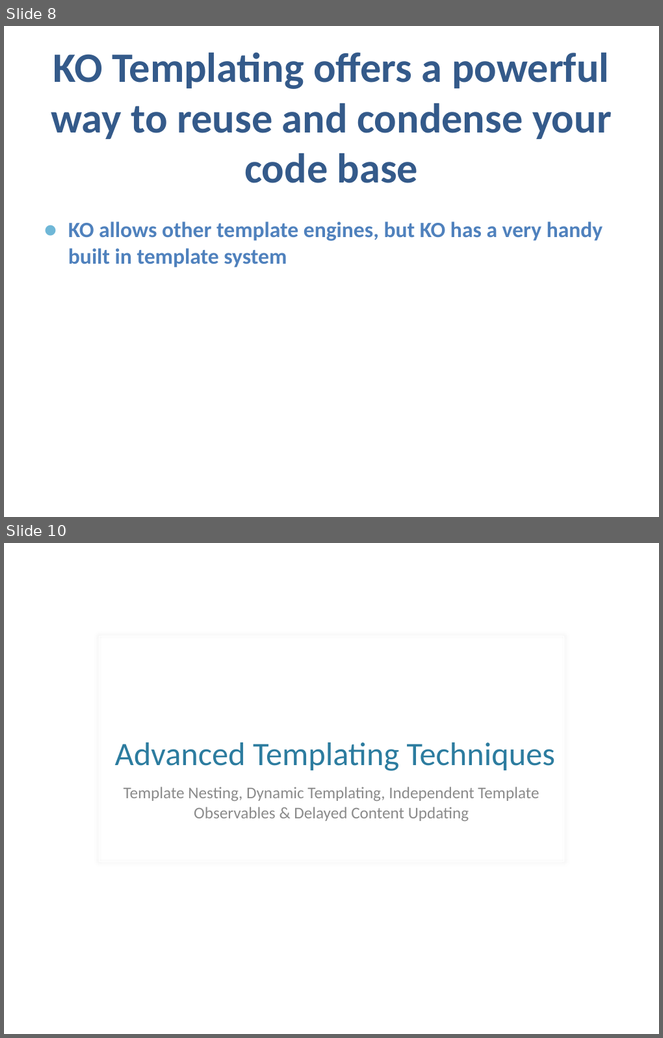
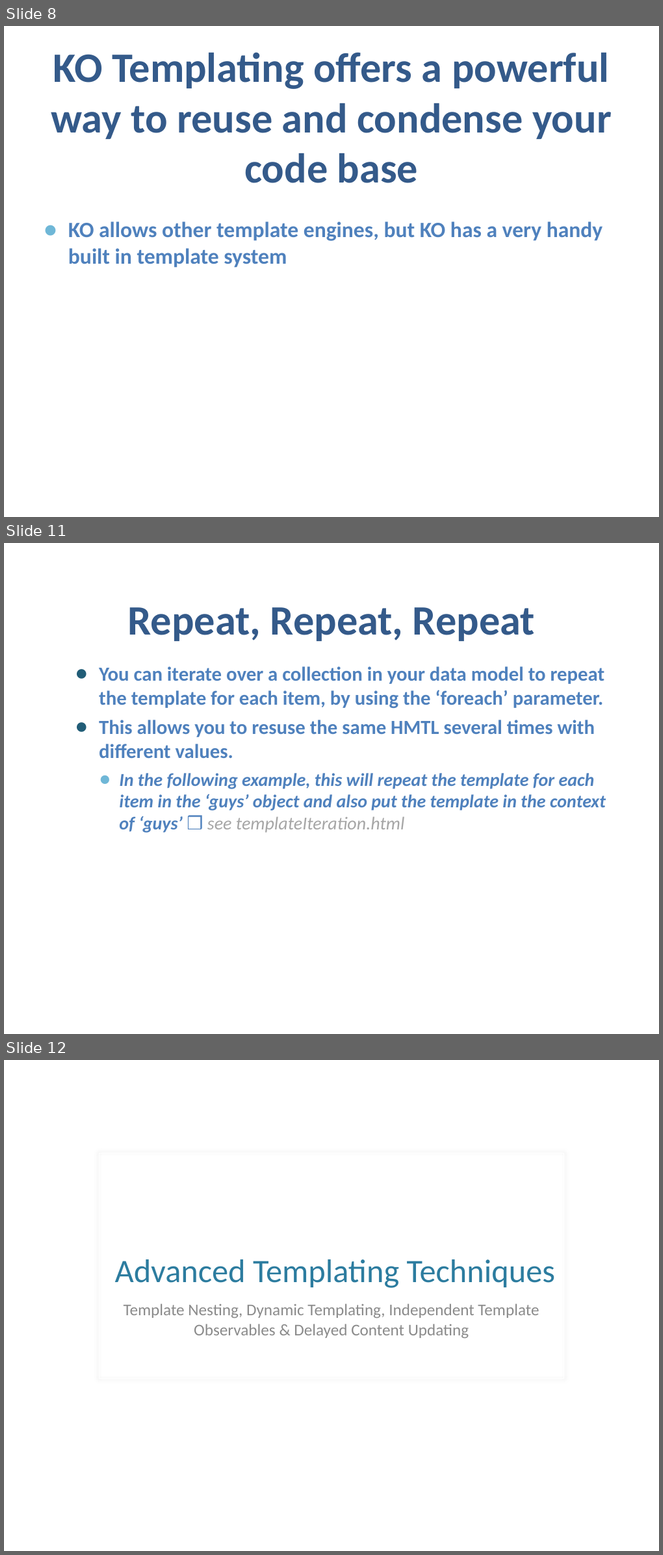
Before and after one commit to samnau/knockout-templating, a slide deck: Knockout Templating - slides.pptx. Shown one above the other, each under a label of ours: slides 8 and 10 before the commit, slides 8, 11 and 12 after it; the slides between them are not shown. The pictures are 663x1038 and 663x1555 pixels, drawn with LibreOffice and Linux fonts; fonts in the diff are those of the drawing; background and template pictures are left out. Boxes give left, top, right and bottom in pixels: in the first picture for what was removed or moved away, otherwise in the second. Text is boxed around its words. In the diff, an @@ line names an element or a change of style, - is before the commit and + after.

Commit message:
updated examples and slides

```diff
--- a/Knockout Templating - slides.pptx
+++ b/Knockout Templating - slides.pptx
@@ slide 11 added at <box>4,543,659,1034</box>, background picture (left out) @@
@@ title added at <box>128,607,535,641</box>, 46 pt, text #345A8A, bold @@
+Repeat, Repeat, Repeat
@@ text added at <box>99,667,606,833</box>, 22 pt, text #4F81BD, bold @@
+  ● You can iterate over a collection in your data model to repeat the template for each item, by using the ‘foreach’ parameter.
+  ● This allows you to resuse the same HMTL several times with different values.
+    ● In the following example, this will repeat the template for each item in the ‘guys’ object and also put the template in the context of ‘guys’ ❒ see templateIteration.html
@@ what was slide 10 is now slide 12 @@
```
Also in this commit, not shown: 3 slides changed, 2 other slides added, 1 other file.
